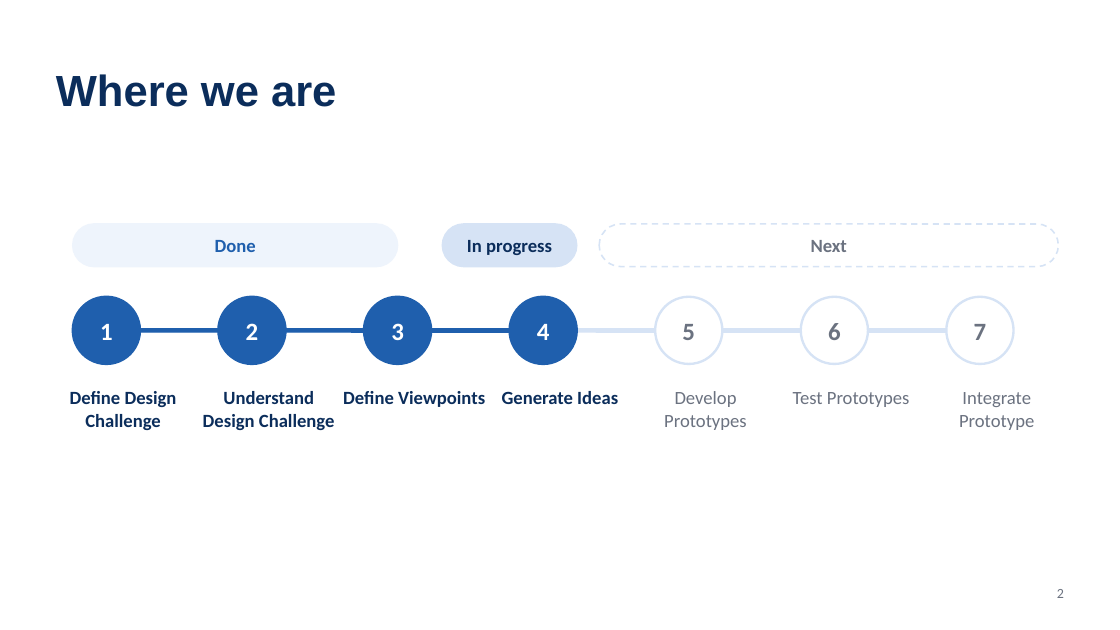
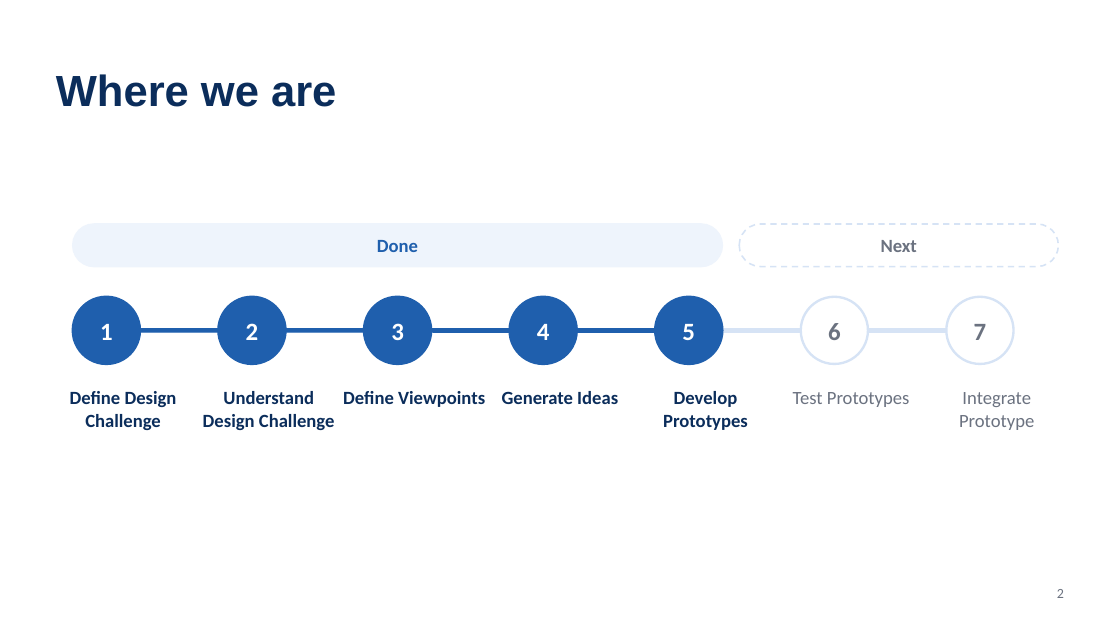
Before and after one commit to niv1999/liebherr-hackathon-2026, a slide deck: slide 2 of Liebherr5_DesignThinking_Journey.pptx. Drawn at 1120x630 pixels with LibreOffice and Linux fonts; fonts in the diff are those of the drawing. Boxes give left, top, right and bottom in pixels: in the first picture for what was removed or moved away, otherwise in the second. Text is boxed around its words. In the diff, an @@ line names an element or a change of style, - is before the commit and + after.

```diff
--- a/Liebherr5_DesignThinking_Journey.pptx
+++ b/Liebherr5_DesignThinking_Journey.pptx
@@ text "Done": place and size @@
-text "Done" at (215, 240, 256, 252)
+text "Done" at (377, 240, 418, 252)
@@ rounded rectangle: place and size @@
-rounded rectangle at (73, 224, 398, 267)
+rounded rectangle at (73, 224, 722, 267)
@@ rounded rectangle removed at (442, 224, 577, 267) @@
@@ text "Next": place and size @@
-text "Next" at (811, 240, 847, 252)
+text "Next" at (881, 240, 917, 252)
@@ rounded rectangle: place and size @@
-rounded rectangle at (599, 224, 1058, 267)
+rounded rectangle at (739, 224, 1058, 267)
@@ text removed at (467, 240, 552, 255) @@
-In progress
@@ text "5" at (682, 324, 695, 340): text colour #6B7280 to #FFFFFF @@
@@ ellipse at (655, 297, 722, 364): fill #FFFFFF to #1F5FAD; outline #D6E3F5 1.5 pt to #1F5FAD 1.5 pt @@
@@ line moved from (106, 330) - (543, 330) to (106, 330) - (689, 330) @@
@@ text "Develop Prototypes" at (663, 391, 748, 430): text colour #6B7280 to #0B2D5B, bold on @@
```
Also in this commit, not shown: 1 other slide changed, 4 slides added, 1 other file.
